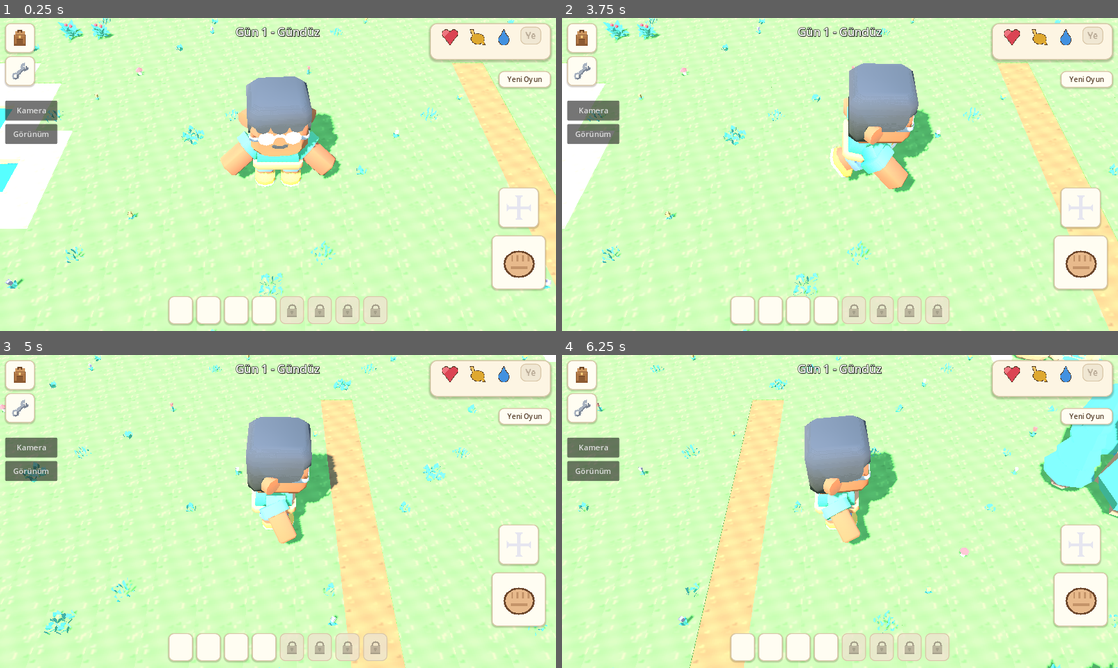
Above: before the commit, frames 1-4 (two rows, left to right).
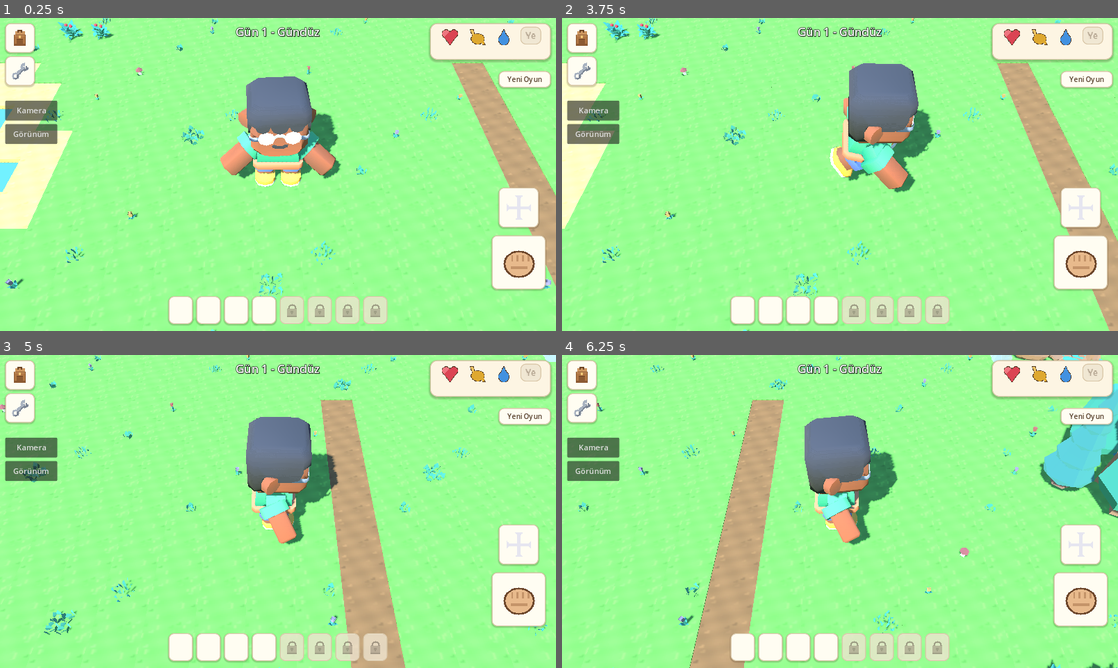
Above: after the commit, the same moments.

Repository: ozcinarece/Rable
Game: Godot game, scene res://scenes/World3D.tscn
The game is run twice, just before and just after one commit, with the same random seed, the same clock (stepped at 60 frames per second) and the same inputs.
Inputs (mouse positions are in pixels of both pictures, inside the frame that each line leads up to):
- Up to frame 1 (0.25 s): no input
- Up to frame 2 (3.75 s): click (584, 36) at 0.5 s; click (584, 71) at 1.25 s; click (990, 86) at 2.02 s; type "12" at 2.1 s; click "Yeni Oyun" at 2.75 s; move the mouse to (962, 158) at 3.52 s; hold D from 3.53 s (still down); hold Shift from 3.53 s (still down); click (962, 158) at 3.67 s
- Up to frame 3 (5 s): release D at 4.25 s; release Shift at 4.25 s; drag from (166, 527) to (250, 574) at 4.27 s
- Up to frame 4 (6.25 s): move the mouse to (895, 442) at 5.02 s; hold D 5.03-5.75 s; hold Shift 5.03-5.75 s; drag from (812, 574) to (673, 464) at 5.77 s

The runs differ from the first frame. In frame 1, 89% of the frame differs, in the area x 0-100%, y 0-100%; in frame 2, 89%; in frame 3, 89%; in frame 4, 89%.

Commit message:
Gol hucreleri duz mavi malzeme (MultiMesh'te shader beyaz dusuyordu)
Co-Authored-By: Claude Fable 5 <noreply@anthropic.com>
Claude-Session: https://claude.ai/code/session_01F3YZhtJZEWdj71A8VFF7cL

Diff:
--- a/scripts/world3d.gd
+++ b/scripts/world3d.gd
@@ -441,8 +441,6 @@
 	env.sky = sky
 	env.ambient_light_source = Environment.AMBIENT_SOURCE_SKY
 	env.ambient_light_energy = 0.75
-	# Filmic ton eslemesi: parlak renkler beyaza patlamasin
-	env.tonemap_mode = Environment.TONE_MAPPER_FILMIC
 	var world_env := WorldEnvironment.new()
 	world_env.environment = env
 	add_child(world_env)
@@ -572,7 +570,7 @@
 	shader.code = """
 shader_type spatial;
 // Opak su: seffaflik siralama sorunlari (beyaz ucgen artiklari) olmaz
-uniform vec4 col : source_color = vec4(0.19, 0.48, 0.82, 1.0);
+uniform vec4 col : source_color = vec4(0.24, 0.55, 0.86, 1.0);
 void vertex() {
 	vec3 wp = (MODEL_MATRIX * vec4(VERTEX, 1.0)).xyz;
 	VERTEX.y += sin(TIME * 1.6 + wp.x * 0.9 + wp.z * 0.7) * 0.05
@@ -729,14 +727,15 @@
 		multi.set_instance_transform(i, transforms[i])
 	var node := MultiMeshInstance3D.new()
 	node.multimesh = multi
+	var material := StandardMaterial3D.new()
+	material.albedo_color = color
 	if water:
-		# Harita ici su, denizle ayni dalgali malzemeyi kullanir
-		node.material_override = _water_material()
+		# Gol hucreleri: duz parlak mavi (dalga shader'i MultiMesh'te
+		# derlenemiyor ve beyaz dusuyordu; shader sadece denizde)
+		material.roughness = 0.25
 	else:
-		var material := StandardMaterial3D.new()
-		material.albedo_color = color
 		material.roughness = 1.0
-		node.material_override = material
+	node.material_override = material
 	return node
 
 # --- Oyuncu -------------------------------------------------------------
